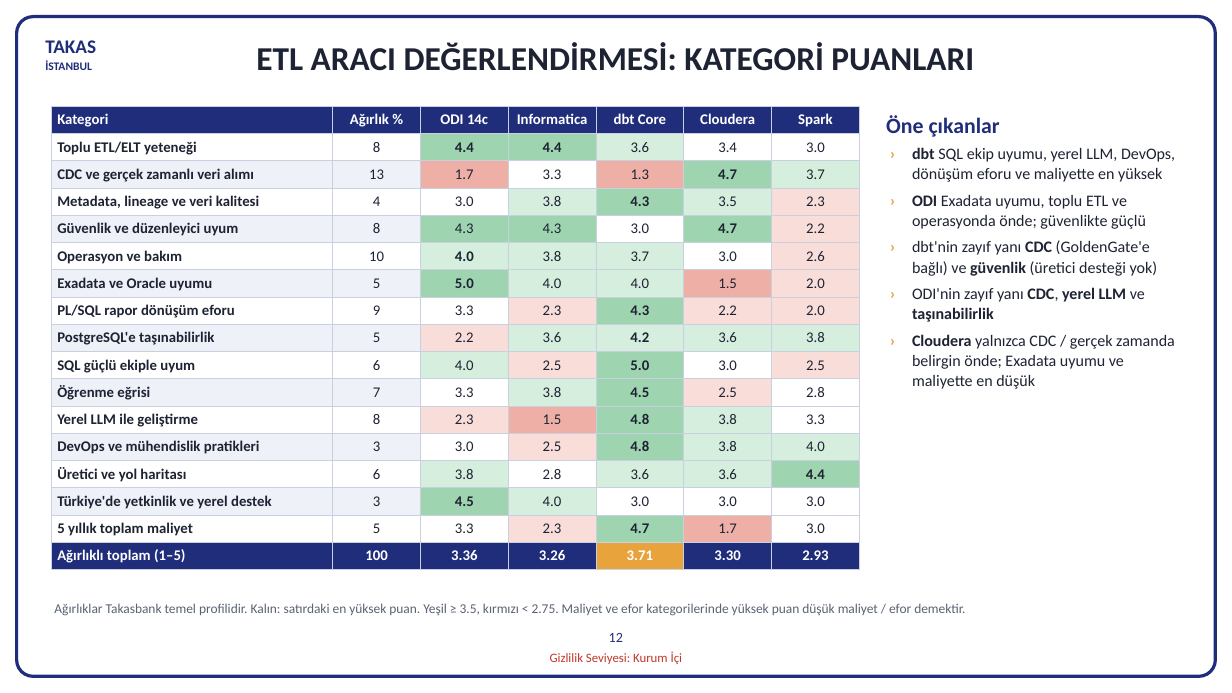
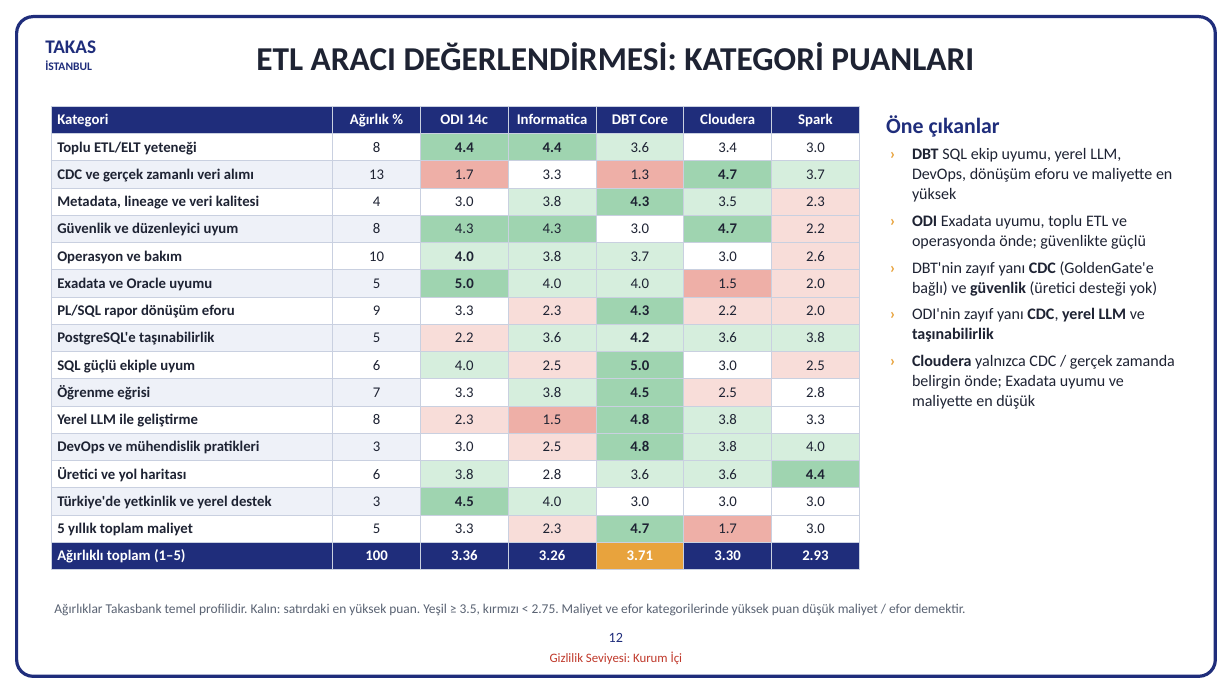
Before and after one commit to hanifidemirel0/Cursor-Projects, a slide deck: slide 12 of outputs/dwh-sunum-kasim-2026/5 - DWHSunum_Kasim2026.pptx. Drawn at 1232x693 pixels with LibreOffice and Linux fonts; fonts in the diff are those of the drawing. Boxes give left, top, right and bottom in pixels: in the first picture for what was removed or moved away, otherwise in the second. Text is boxed around its words. In the diff, an @@ line names an element or a change of style, - is before the commit and + after.

```diff
--- a/outputs/dwh-sunum-kasim-2026/5 - DWHSunum_Kasim2026.pptx
+++ b/outputs/dwh-sunum-kasim-2026/5 - DWHSunum_Kasim2026.pptx
@@ table at (51,106,860,569) @@
-row 1, column 5: dbt Core
+row 1, column 5: DBT Core
@@ text at (912,148,1172,202): text changed @@
-› dbt SQL ekip uyumu, yerel LLM, DevOps, dönüşüm eforu ve maliyette en yüksek
+› DBT SQL ekip uyumu, yerel LLM, DevOps, dönüşüm eforu ve maliyette en yüksek
@@ text at (912,261,1158,296): text changed @@
-› dbt'nin zayıf yanı CDC (GoldenGate'e bağlı) ve güvenlik (üretici desteği yok)
+› DBT'nin zayıf yanı CDC (GoldenGate'e bağlı) ve güvenlik (üretici desteği yok)
```
Also in this commit, not shown: 7 other slides changed, 2 other files.
